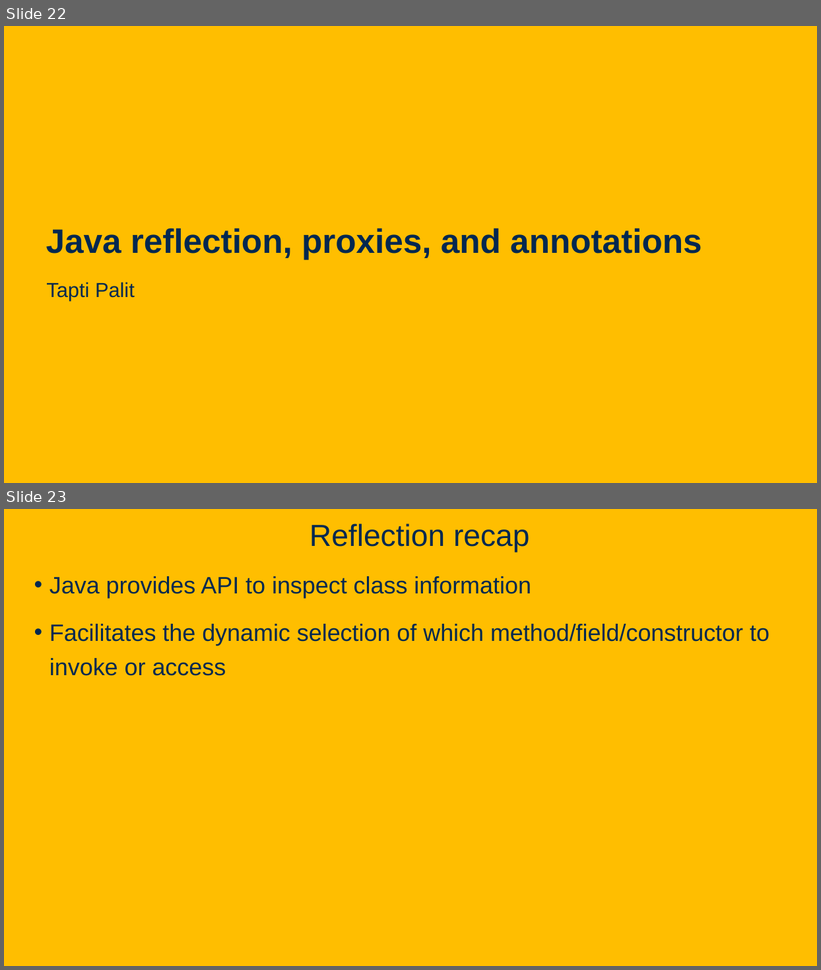
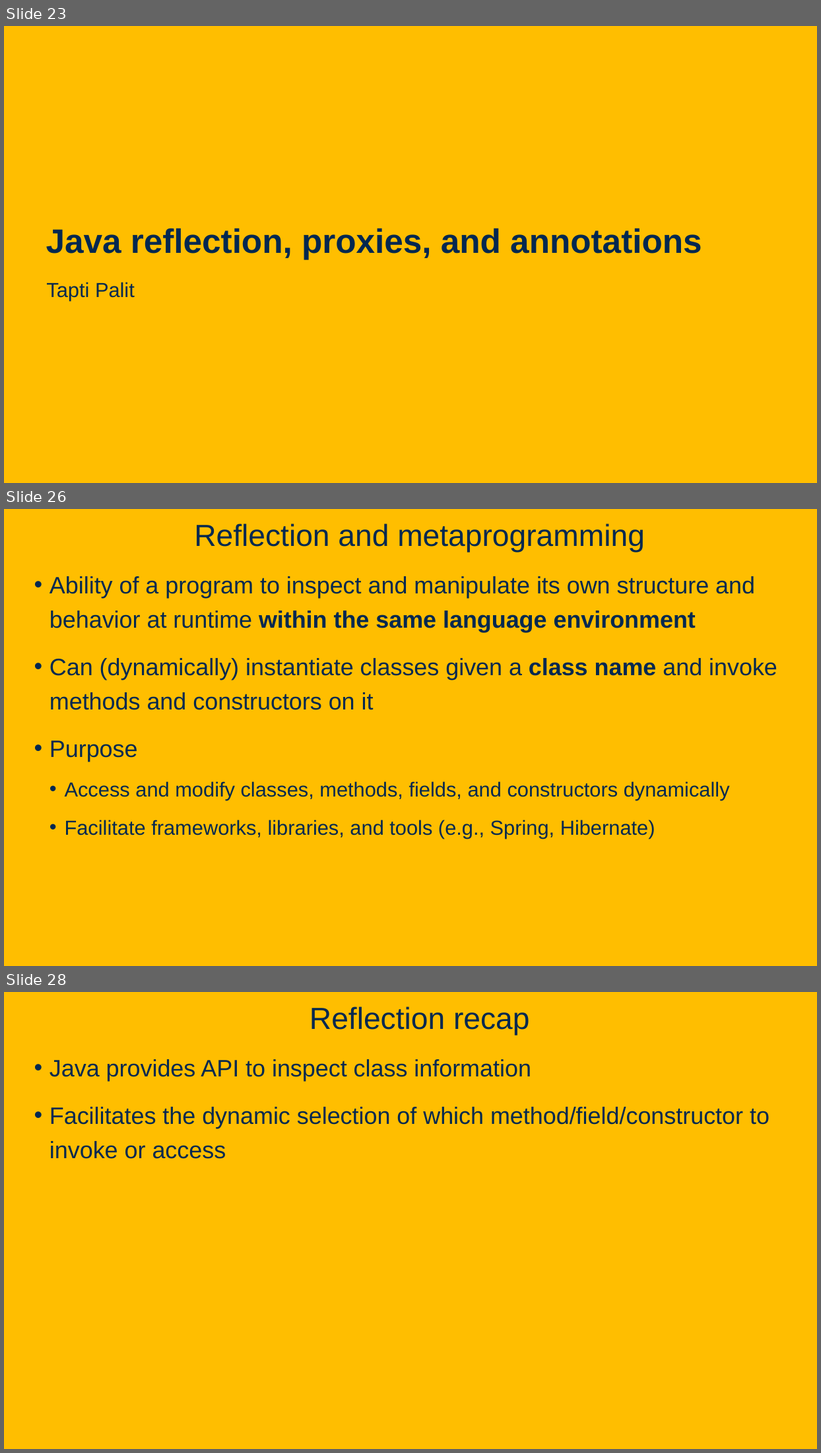
Before and after one commit to davsec-teaching/ecs160-f25, a slide deck: slides/5_annotations_and_reflection.pptx. Shown one above the other, each under a label of ours: slides 22 and 23 before the commit, slides 23, 26 and 28 after it; the slides between them are not shown. The pictures are 821x970 and 821x1453 pixels, drawn with LibreOffice and Linux fonts; fonts in the diff are those of the drawing; background and template pictures are left out. Boxes give left, top, right and bottom in pixels: in the first picture for what was removed or moved away, otherwise in the second. Text is boxed around its words. In the diff, an @@ line names an element or a change of style, - is before the commit and + after.

```diff
--- a/slides/5_annotations_and_reflection.pptx
+++ b/slides/5_annotations_and_reflection.pptx
@@ slide 26 added at [4, 509, 817, 966], background picture (left out) @@
@@ title added at [194, 524, 645, 553], 36 pt, text #022850 @@
+Reflection and metaprogramming
@@ text added at [50, 576, 778, 839], 28 pt, text #022850 @@
+• Ability of a program to inspect and manipulate its own structure and behavior at runtime within the same language environment
+• Can (dynamically) instantiate classes given a class name and invoke methods and constructors on it
+• Purpose
+  • Access and modify classes, methods, fields, and constructors dynamically
+  • Facilitate frameworks, libraries, and tools (e.g., Spring, Hibernate)
@@ what was slide 22 is now slide 23 @@
@@ what was slide 23 is now slide 28 @@
```
Also in this commit, not shown: 11 slides changed, 8 other slides added, 1 slide removed.
